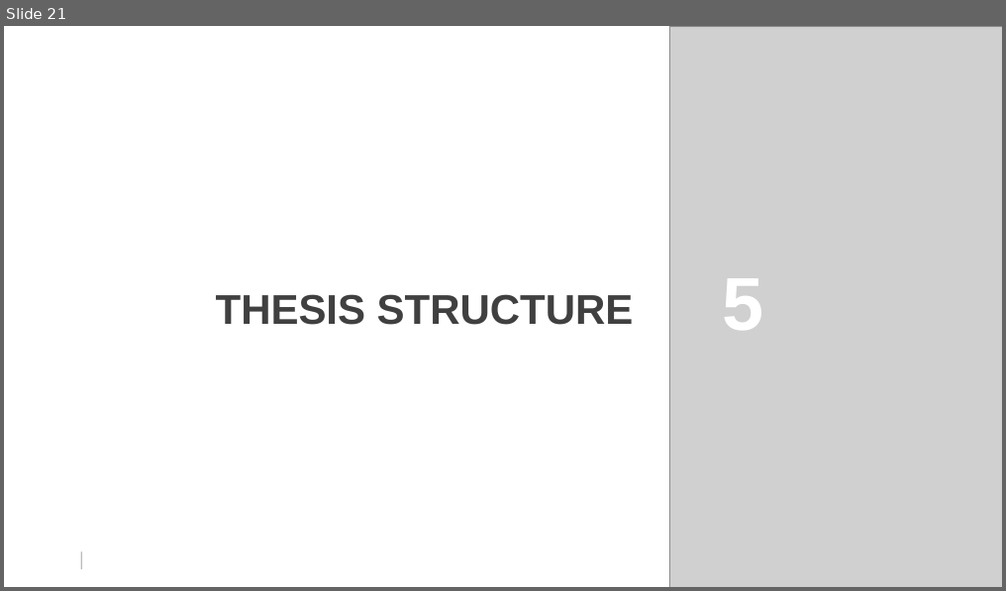
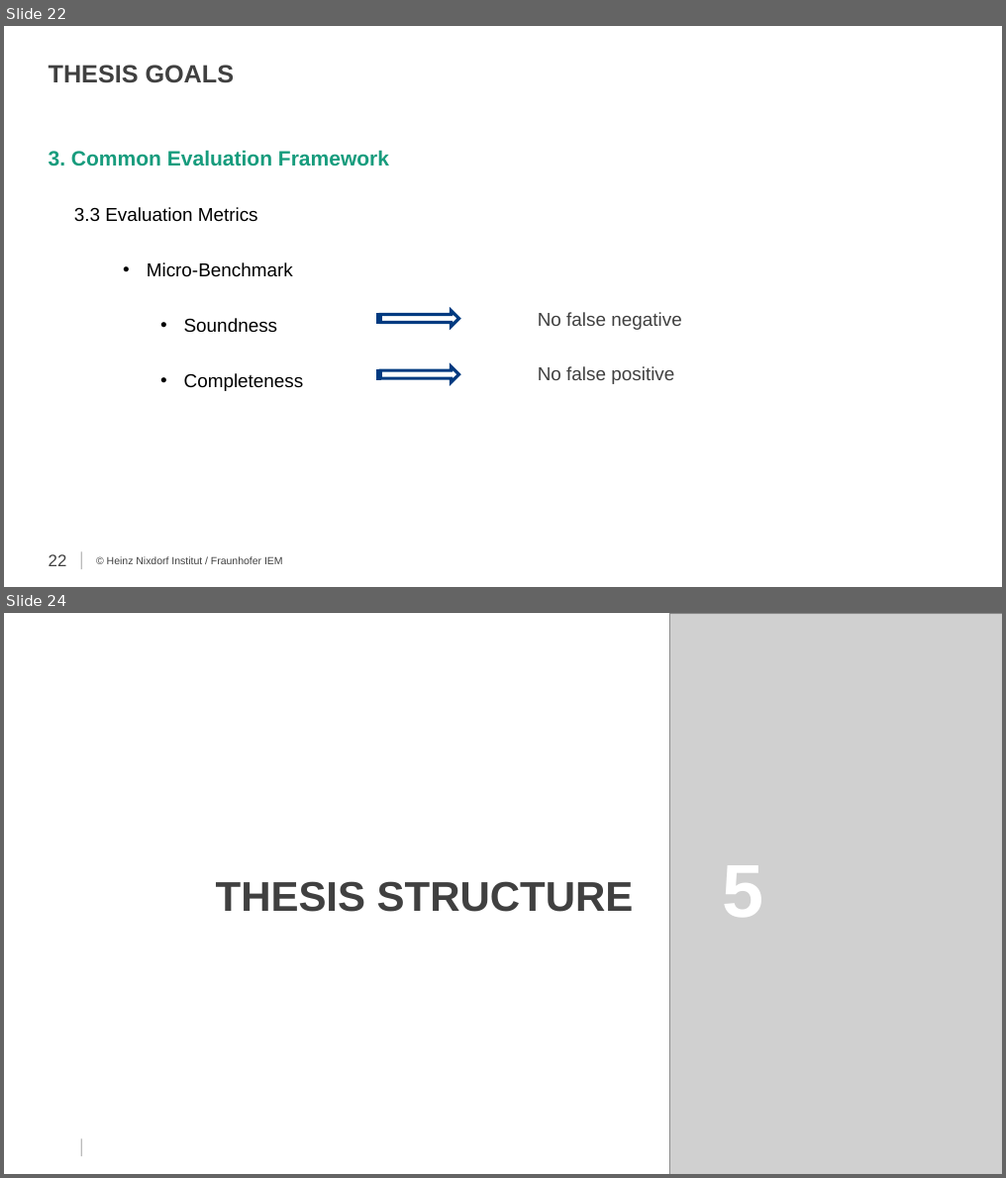
Before and after one commit to secure-software-engineering/TypeEvalPy, a slide deck: proposal/proposal_Samkutty.pptx. Shown one above the other, each under a label of ours: slide 21 before the commit, slides 22 and 24 after it; the slides between them are not shown. The pictures are 1006x591 and 1006x1178 pixels, drawn with LibreOffice and Linux fonts; fonts in the diff are those of the drawing; grey boxes stand for pictures; background and template pictures are left out. Boxes give left, top, right and bottom in pixels: in the first picture for what was removed or moved away, otherwise in the second. Text is boxed around its words. In the diff, an @@ line names an element or a change of style, - is before the commit and + after.

```diff
--- a/proposal/proposal_Samkutty.pptx
+++ b/proposal/proposal_Samkutty.pptx
@@ slide 22 added at bbox=[4, 26, 1002, 587], background #FFFFFF; not listed: 1 template element that a slide beside it also shows @@
@@ text added at bbox=[49, 65, 235, 83], 24 pt, text #404040, bold @@
+THESIS GOALS
@@ text added at bbox=[49, 150, 389, 391], 18 pt, text #000000 @@
+3. Common Evaluation Framework
+3.3 Evaluation Metrics
+    • Micro-Benchmark
+      • Soundness
+      • Completeness
@@ striped right arrow added at bbox=[378, 310, 459, 326], outline #179C7D 3 pt @@
@@ text added at bbox=[538, 312, 681, 330], 18 pt, text #404040 @@
+No false negative
@@ striped right arrow added at bbox=[378, 367, 459, 382], outline #179C7D 3 pt @@
@@ text added at bbox=[538, 367, 674, 384], 18 pt, text #404040 @@
+No false positive
@@ page number added at bbox=[49, 555, 67, 567], 16 pt, text #404040 @@
+22
@@ text added at bbox=[107, 557, 283, 565], 10 pt, text #404040 @@
+© Heinz Nixdorf Institut / Fraunhofer IEM
@@ what was slide 21 is now slide 24 @@
```
Also in this commit, not shown: 11 slides changed, 2 other slides added.
